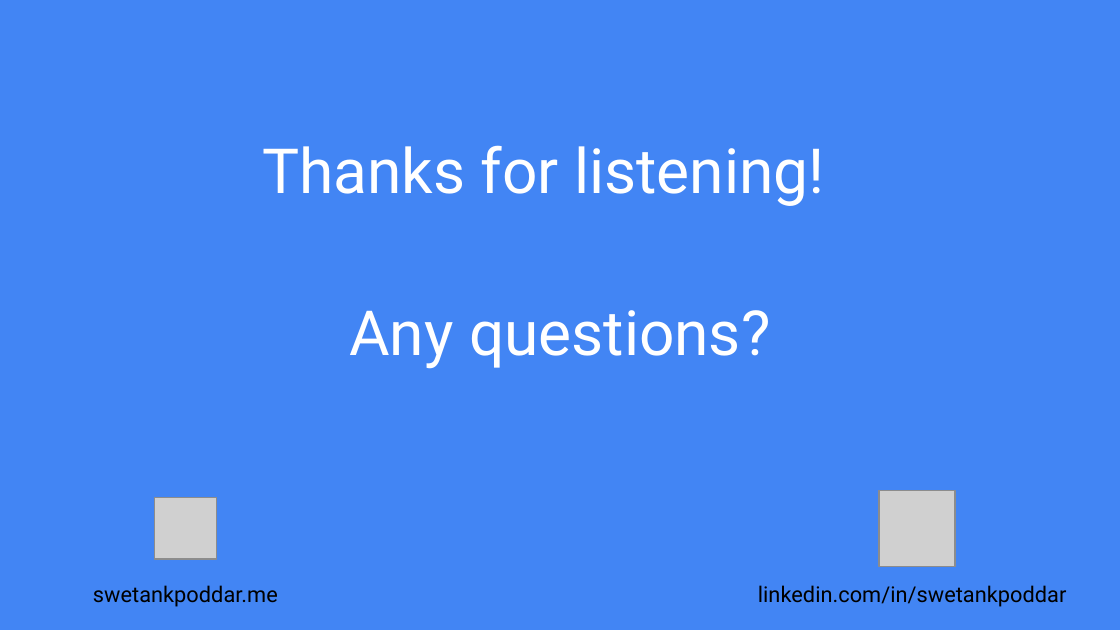
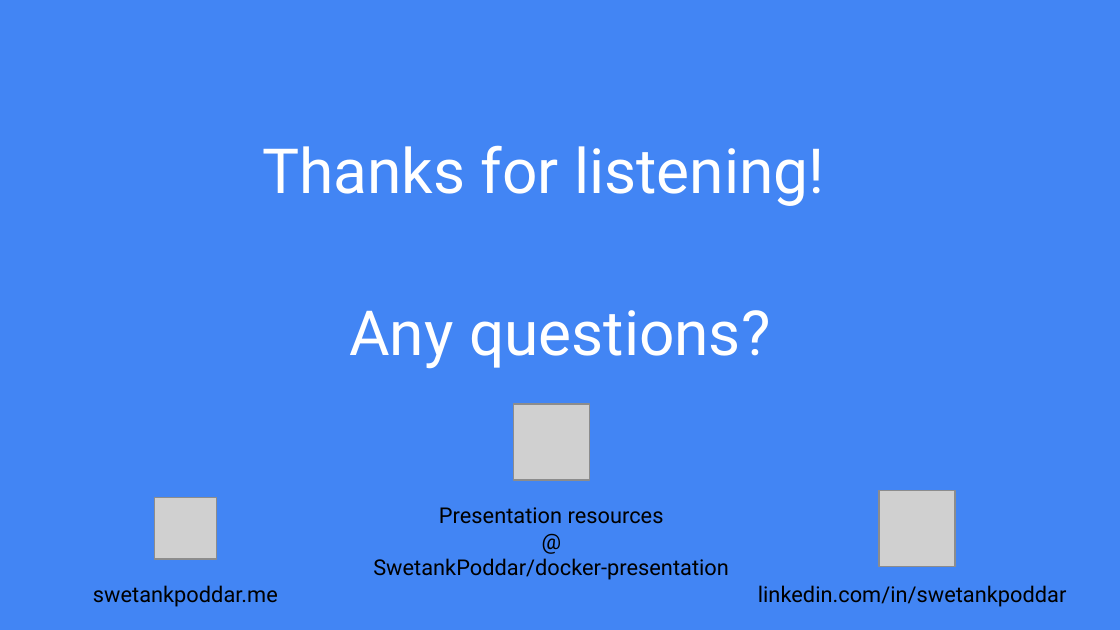
Before and after one commit to SwetankPoddar/docker-presentation, a slide deck: slide 17 of Containerize your problems using Docker.pptx. Drawn at 1120x630 pixels with LibreOffice and Linux fonts; fonts in the diff are those of the drawing; grey boxes stand for pictures. Boxes give left, top, right and bottom in pixels: in the first picture for what was removed or moved away, otherwise in the second. Text is boxed around its words. In the diff, an @@ line names an element or a change of style, - is before the commit and + after.

Commit message:
[updated] docker-compose example in ppt

```diff
--- a/Containerize your problems using Docker.pptx
+++ b/Containerize your problems using Docker.pptx
@@ picture added at (x1=513, y1=404, x2=589, y2=480) @@
@@ text added at (x1=373, y1=507, x2=729, y2=580), 14 pt, text #000000 @@
+Presentation resources
+@
+SwetankPoddar/docker-presentation
```
Also in this commit, not shown: 1 other slide changed.
